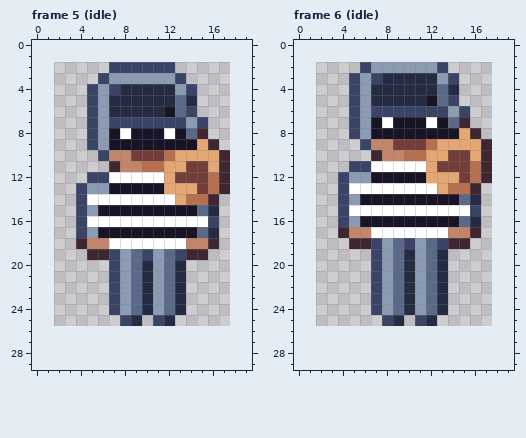
Edited in one commit: pixel-art file (art/depths/thief@50.aseprite). The picture above was drawn from the file before the commit.
16x24 pixels, 6 frames. Shown: frame 5 (idle), frame 6 (idle). The old version is drawn lined up with the new one, on the new canvas. The commit also changed other frames, which this record leaves out.
And afterwards:
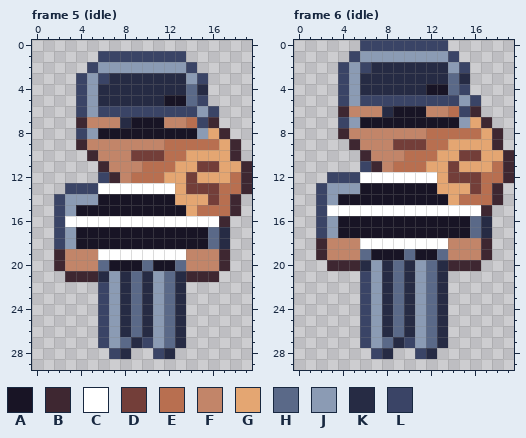
Palette (. is transparent): A #181425  B #3e2731  C #ffffff  D #733e39  E #b86f50  F #c28569  G #e4a672  H #5a6988  J #8b9bb4  K #262b44  L #3a4466
The edit:
canvas 16x24 -> 20x30, the old top-left corner now at 2,2
Changed rows in their new state; - is an unchanged pixel.
Frame 5 (idle):
first column x 2:
 1 ----LLLLLLLL------
 2 ---LJJJJJJJJL-----
 3 --LJ-KKKKKKKJL----
 4 --LJKK-----KHK----
 5 --LJK-----AAHL----
 6 --LJLLLLLLLL-JL---
 7 --BFFFKAAAFFE-B---
 8 --LJA-A---A-AJGB--
 9 --BFFFFFFFEEEEEGB-
10 ---BF------E---GB-
11 ----BF----E-G-DGGB
12 ---.-BFEEE-G-GGGEB
13 -L-LCCCCCCC-D-DEEB
14 LJJJAAAAAAA-GGDEB-
15 LJAA--------GEEEB-
16 LCC-----------CB--
17 LJAA---------AHK--
18 LJAAAAAAAAAAAAHK--
19 BFFFCCCCCCCCFFFB--
20 BFFFHAAAHAAHFFFB--
21 -BBBKJK-----BBB---
22 ----LJK-----------
23 ----LJK-----------
24 ----LJK-----------
25 ----LJKHKJHK------
26 ----LJKHKJHK------
27 ----LJHKLJHK------
28 -----LK--LK-------
Frame 6 (idle):
first column x 2:
 0 ----LLLLLLLL------
 1 ---LJJJJJJJJL-----
 2 --LJ-KKKKKKKJL----
 3 --LJKK-----KHK----
 4 --LJK-----AAHL----
 5 --LJLLLLLLLL-JL---
 6 --BFFFKAAAFFE-B---
 7 --LJA-A---A-AJGB--
 8 --BFFFFFFFEEEEEGB-
 9 ---BF------E---GB-
10 ----BF----E-G-DGGB
11 ---.-BFEEE-G-GGGEB
12 -L-LCCCCCCC-D-DEEB
13 LJJJAAAAAAA-GGDEB-
14 LJAA--------GEEEB-
15 LCC-----------CB--
16 LJAA---------AHK--
17 LJAAAAAAAAAAAAHK--
18 BFFFCCCCCCCCFFFB--
19 BFFFHAAAHAAHFFFB--
20 -BBBKJK-----BBB---
21 ----LJK-----------
22 ----LJK-----------
23 ----LJK-----------
24 ----LJK-----------
25 ----LJKHKJHK------
26 ----LJKHKJHK------
27 ----LJHKLJHK------
28 -----LK--LK-------
Pixel boxes of the changes (left, top, right, bottom) in both pictures:
changed: (54, 51, 252, 359)
changed: (316, 40, 514, 359)
